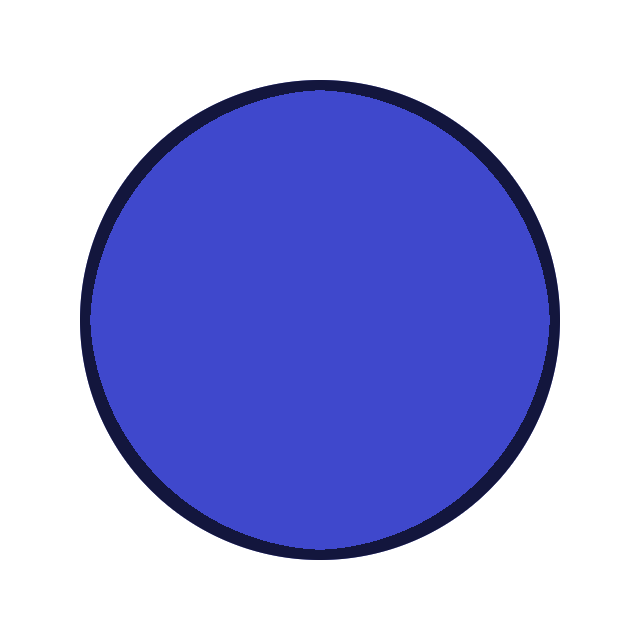
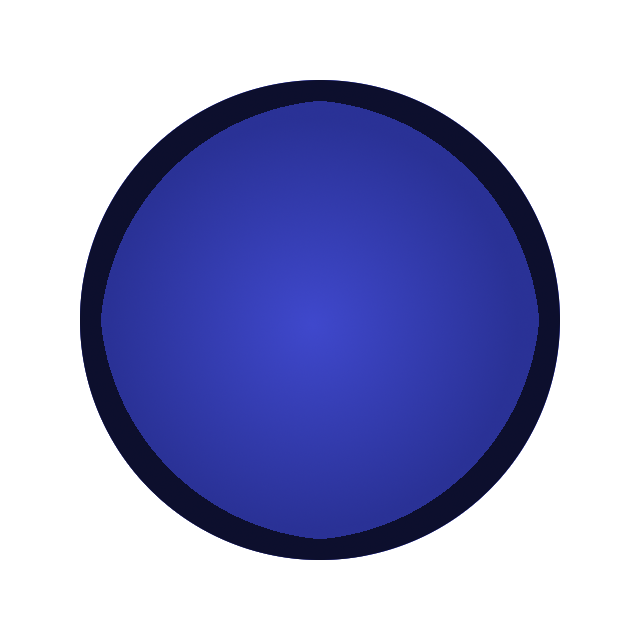
Layered file, before and after one edit (640 x 640). Changes by layer:
painted on "Layer #1" over left=83, top=80, right=560, bottom=556
painted on "Layer" over left=80, top=80, right=560, bottom=560
hid "Background" over left=80, top=80, right=560, bottom=560
